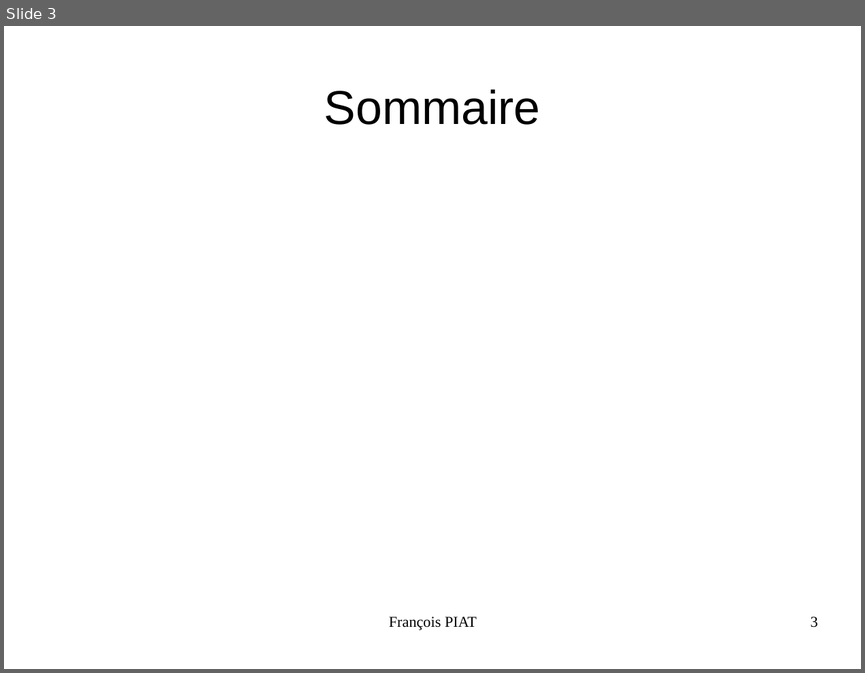
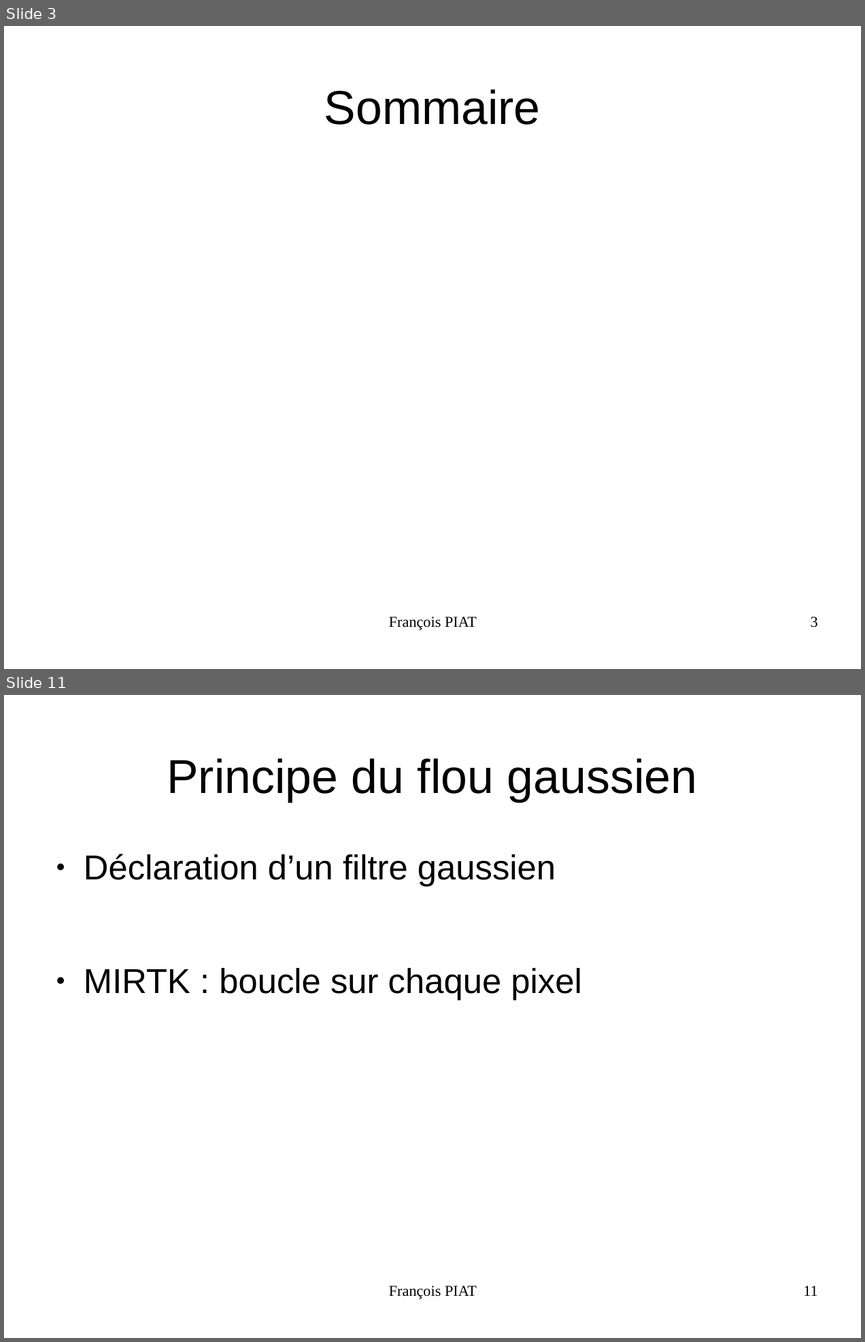
Before and after one commit to piatf/Report-2016-interniship-BioMedIA, a slide deck: presentation.odp. Shown one above the other, each under a label of ours: slide 3 before the commit, slides 3 and 11 after it; the slides between them are not shown. The pictures are 865x673 and 865x1342 pixels, drawn with LibreOffice and Linux fonts; fonts in the diff are those of the drawing. Boxes give left, top, right and bottom in pixels: in the first picture for what was removed or moved away, otherwise in the second. Text is boxed around its words. In the diff, an @@ line names an element or a change of style, - is before the commit and + after.

```diff
--- a/presentation.odp
+++ b/presentation.odp
@@ slide 11 added at box(4, 695, 861, 1338), background #FFFFFF @@
@@ title added at box(167, 758, 697, 802), 44 pt, text #000000 @@
+Principe du flou gaussien
@@ text added at box(84, 853, 581, 1000), 32 pt, text #000000 @@
+● Déclaration d’un filtre gaussien
+● MIRTK : boucle sur chaque pixel
@@ text added at box(389, 1285, 477, 1299), 14 pt, text #000000 @@
+François PIAT
@@ page number added at box(803, 1285, 817, 1295), 14 pt, text #000000 @@
+11
```
Also in this commit, not shown: 4 slides changed, 12 other slides added.
